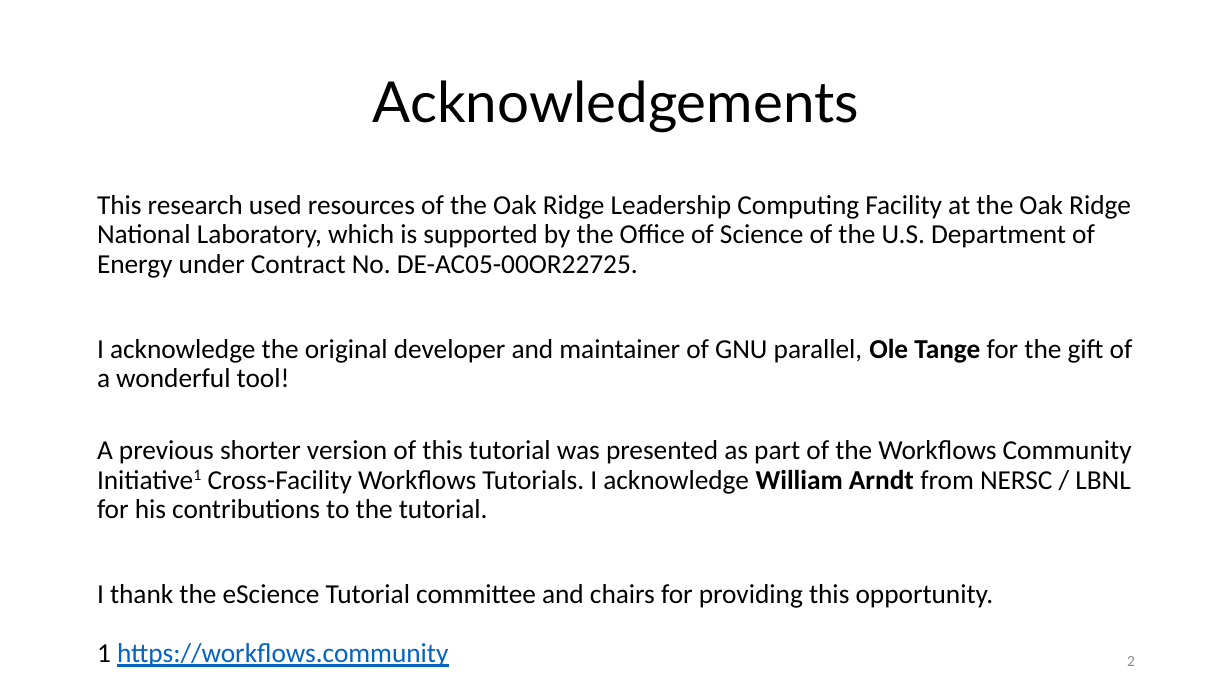
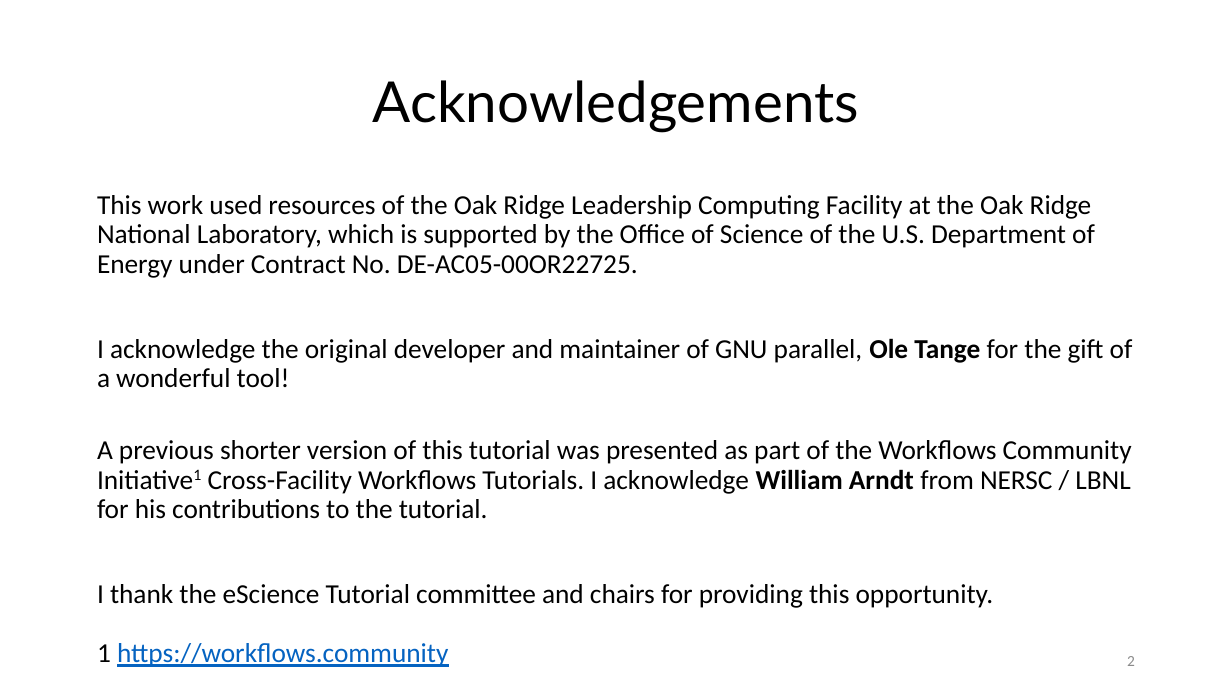
Before and after one commit to ketancmaheshwari/escience23tut, a slide deck: slide 2 of gnu-parallel-tutorial.pptx. Drawn at 1232x693 pixels with LibreOffice and Linux fonts; fonts in the diff are those of the drawing. Boxes give left, top, right and bottom in pixels: in the first picture for what was removed or moved away, otherwise in the second. Text is boxed around its words. In the diff, an @@ line names an element or a change of style, - is before the commit and + after.

```diff
--- a/gnu-parallel-tutorial.pptx
+++ b/gnu-parallel-tutorial.pptx
@@ text at [97, 195, 1095, 278]: text changed @@
-This research used resources of the Oak Ridge Leadership Computing Facility at the Oak Ridge National Laboratory, which is supported by the Office of Science of the U.S. Department of Energy under Contract No. DE-AC05-00OR22725.
+This work used resources of the Oak Ridge Leadership Computing Facility at the Oak Ridge National Laboratory, which is supported by the Office of Science of the U.S. Department of Energy under Contract No. DE-AC05-00OR22725.
```
Also in this commit, not shown: 1 other file.
